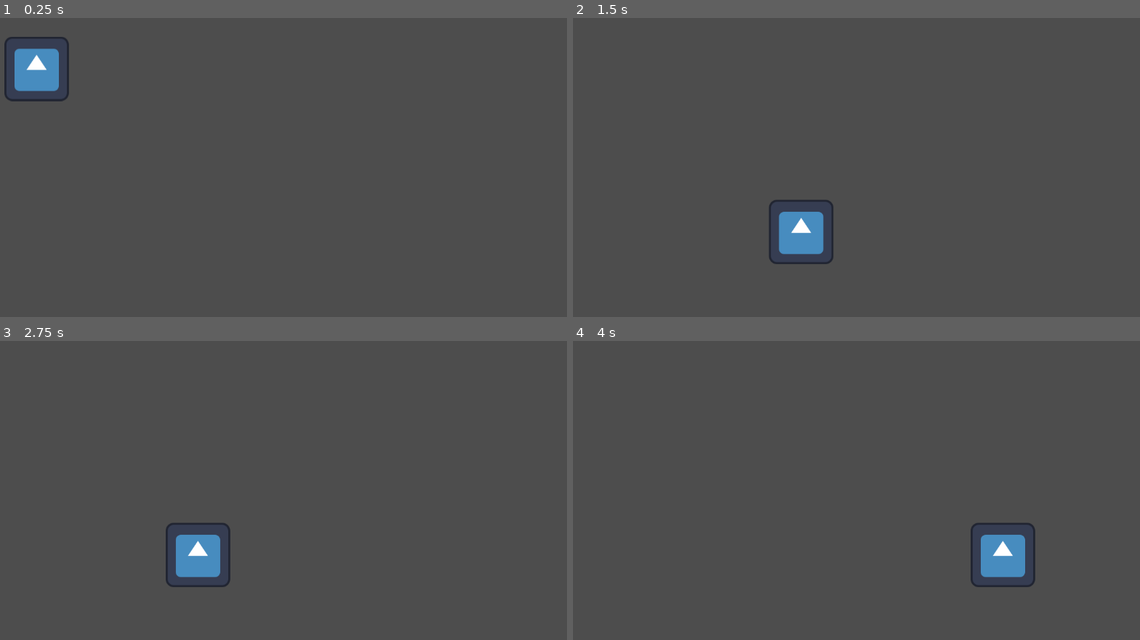
Above: before the commit, frames 1-4 (two rows, left to right).
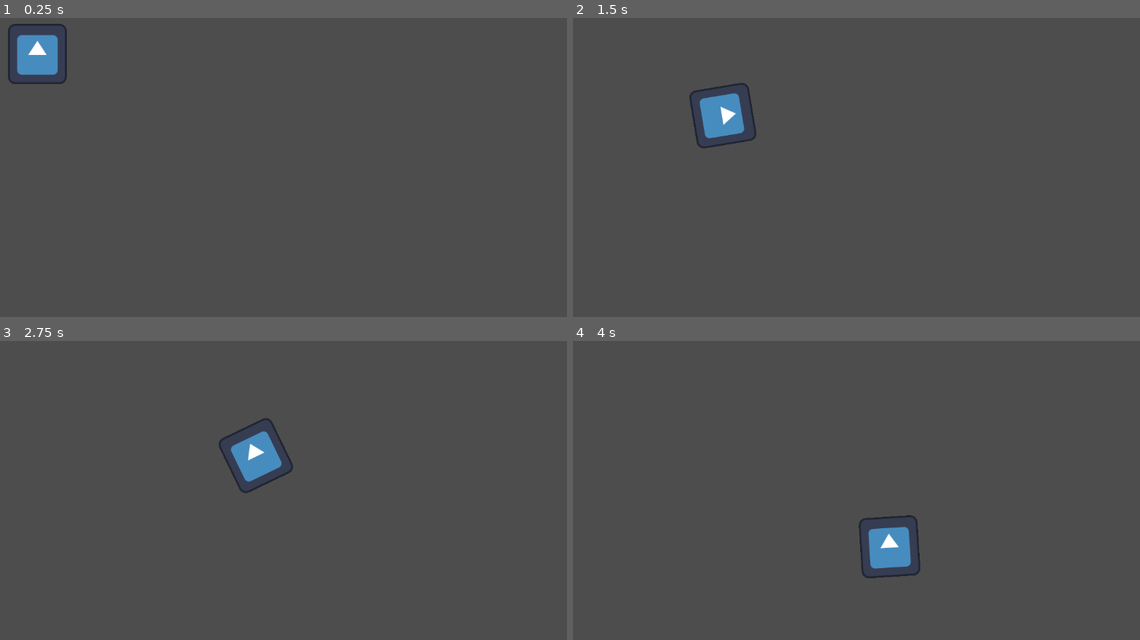
Above: after the commit, the same moments.

Repository: padastevefrancisking/programming_workshop_reference
Game: Godot game, scene res://Scene/Game.tscn
Two runs of this game, one before a commit and one after it. Both use one fixed random seed, a clock stepped at 60 frames per second and the inputs below. The engine's default icon, where the game draws it, is replaced by a stand-in: a white triangle on a blue panel in a dark square.
Inputs (mouse positions are in pixels of both pictures, inside the frame that each line leads up to):
- Up to frame 1 (0.25 s): no input
- Up to frame 2 (1.5 s): tap Enter (ui_accept) at 0.5, 0.77 s; move the mouse to (975, 149) at 0.52 s; press the mouse at (975, 149) at 0.53 s; hold Right (move_right) from 0.53 s (still down); move the mouse to (731, 182) at 1.27 s; release the mouse at (731, 182) at 1.28 s; click (731, 182) at 1.35 s
- Up to frame 3 (2.75 s): tap Enter (ui_accept) at 1.52 s; move the mouse to (334, 418) at 2.02 s; release Right (move_right) at 2.03 s; press the mouse at (334, 418) at 2.03 s; hold Left (move_left) from 2.03 s (still down)
- Up to frame 4 (4 s): move the mouse to (822, 556) at 2.77 s; release Left (move_left) at 2.78 s; release the mouse at (822, 556) at 2.78 s; hold Right (move_right) from 2.78 s (still down); click (822, 556) at 2.85 s; tap Enter (ui_accept) at 3.02, 3.77 s; move the mouse to (1026, 538) at 3.52 s; press the mouse at (1026, 538) at 3.53 s

The runs differ from the first frame. In frame 1, 1.4% of the frame differs, in the area x 0-13%, y 1-28%; in frame 2, 2.7%, in the area x 20-46%, y 21-83%; in frame 3, 2.7%; in frame 4, 2.7%.

Commit message:
[UPDATE] Added Latest Online Workshop Progress (Script > OnlineWorkshop > CharacterScriptWithMovement)

Diff:
--- a/test/Scene/Game.tscn
+++ b/test/Scene/Game.tscn
@@ -5,32 +5,33 @@
 [ext_resource type="Texture2D" uid="uid://8phdhw1fs5pp" path="res://icon.svg" id="3_ivtx6"]
 [ext_resource type="Script" uid="uid://cq3jd4m81k5rl" path="res://Script/OnlineWorkshop/HitboxScript.gd" id="3_mopgc"]
 
-[sub_resource type="CapsuleShape2D" id="CapsuleShape2D_i8mdi"]
+[sub_resource type="RectangleShape2D" id="RectangleShape2D_mopgc"]
+size = Vector2(23.4, 24.6)
 
-[sub_resource type="RectangleShape2D" id="RectangleShape2D_mopgc"]
-size = Vector2(990.5, 90)
+[sub_resource type="RectangleShape2D" id="RectangleShape2D_ivtx6"]
+size = Vector2(983, 82)
 
 [node name="Game" type="Node2D"]
 script = ExtResource("1_6igcf")
-
-[node name="ChildNumber2" type="Node2D" parent="."]
 
 [node name="Character" type="CharacterBody2D" parent="."]
 position = Vector2(100, 100)
 scale = Vector2(5, 5)
 script = ExtResource("2_ou18a")
-SPEED = 400.0
+
+[node name="Hitbox" type="CollisionShape2D" parent="Character"]
+position = Vector2(0.300003, -0.0999985)
+scale = Vector2(1, 1)
+shape = SubResource("RectangleShape2D_mopgc")
+script = ExtResource("3_mopgc")
 
 [node name="Sprite2D" type="Sprite2D" parent="Character"]
-scale = Vector2(0.2, 0.2)
+position = Vector2(0.325003, -0.199999)
+scale = Vector2(0.182422, 0.1875)
 texture = ExtResource("3_ivtx6")
-
-[node name="Hitbox" type="CollisionShape2D" parent="Character"]
-shape = SubResource("CapsuleShape2D_i8mdi")
-script = ExtResource("3_mopgc")
 
 [node name="StaticBody2D" type="StaticBody2D" parent="."]
 
 [node name="CollisionShape2D" type="CollisionShape2D" parent="StaticBody2D"]
-position = Vector2(500.75, 573)
-shape = SubResource("RectangleShape2D_mopgc")
+position = Vector2(494.5, 605)
+shape = SubResource("RectangleShape2D_ivtx6")
--- a/test/Script/OnlineWorkshop/CharacterScriptWithMovement.gd
+++ b/test/Script/OnlineWorkshop/CharacterScriptWithMovement.gd
@@ -1,21 +1,59 @@
 extends CharacterBody2D
 
 
-@export var SPEED = 300.0
-@export var JUMP_VELOCITY = -400.0
+const SPEED = 300.0
+const JUMP_VELOCITY = -400.0
+const ROTATIONAL_SPEED = 3
 
 var has_double_jumped = false
+var mouse_position = position
 
-# Implement a double jump mechanic
+@onready var sprite := $Sprite2D
+
+func _input(event: InputEvent) -> void:
+	if Input.is_action_pressed("click"):
+		mouse_position = get_global_mouse_position()
+
+func check_rotation(rotation_degrees: float) -> void:
+	# Check if rotation is beyond 90 and -90
+	print(rotation_degrees)
+	if rotation_degrees > 90.0 or rotation_degrees < -90.0:
+		sprite.flip_v = true
+	else:
+		sprite.flip_v = false
 
 func _physics_process(delta: float) -> void:
-	if not is_on_floor():
-		velocity += get_gravity() * delta
+	# MOUSE-BASED
+	velocity = position.direction_to(mouse_position) * SPEED
 
-	if Input.is_action_just_pressed("move_up") and is_on_floor():
-		velocity.y = JUMP_VELOCITY
+	look_at(mouse_position)
+	check_rotation(rotation_degrees)
+	if position.distance_to(mouse_position) > 10:
+		move_and_slide()
 
-	var x_position = Input.get_axis("move_left", "move_right")
-	velocity.x = SPEED * x_position
+	# PLATFORMER
+	# if not is_on_floor():
+	#	velocity += get_gravity() * delta
+	#	if Input.is_action_just_pressed("move_up") and not has_double_jumped:
+	#		velocity.y = JUMP_VELOCITY
+	#		has_double_jumped = true
+	#
+	# if is_on_floor():
+	#	has_double_jumped = false
+	#
+	# if Input.is_action_just_pressed("move_up") and is_on_floor():
+	#	velocity.y = JUMP_VELOCITY
+	#
+	# var x_position = Input.get_axis("move_left", "move_right")
+	# velocity.x = SPEED * x_position
 
-	move_and_slide()
+	# TOPDOWN
+	# var direction = Input.get_vector("move_left", "move_right", "move_up", "move_down")
+	# velocity = direction * SPEED
+
+	# VEHICULAR
+	# var direction = Input.get_axis("move_down", "move_up")
+	# velocity = transform.x * direction * SPEED
+
+	# var rotational_direction = Input.get_axis("move_left", "move_right")
+	# rotation += rotational_direction * ROTATIONAL_SPEED * delta
--- a/test/project.godot
+++ b/test/project.godot
@@ -20,25 +20,25 @@
 move_left={
 "deadzone": 0.2,
 "events": [Object(InputEventKey,"resource_local_to_scene":false,"resource_name":"","device":0,"window_id":0,"alt_presse …(194 unchanged characters)…
-, Object(InputEventKey,"resource_local_to_scene":false,"resource_name":"","device":0,"window_id":0,"alt_pressed":false,"shift_pressed":false,"ctrl_pressed":false,"meta_pressed":false,"pressed":false,"keycode":0,"physical_keycode":65,"key_label":0,"unicode":0,"location":0,"echo":false,"script":null)
+, Object(InputEventKey,"resource_local_to_scene":false,"resource_name":"","device":-1,"window_id":0,"alt_pressed":false,"shift_pressed":false,"ctrl_pressed":false,"meta_pressed":false,"pressed":false,"keycode":0,"physical_keycode":65,"key_label":0,"unicode":97,"location":0,"echo":false,"script":null)
 ]
 }
 move_right={
 "deadzone": 0.2,
-"events": [Object(InputEventKey,"resource_local_to_scene":false,"resource_name":"","device":0,"window_id":0,"alt_pressed":false,"shif …(180 unchanged characters)…
-, Object(InputEventKey,"resource_local_to_scene":false,"resource_name":"","device":0,"window_id":0,"alt_pressed":false,"shift_pressed":false,"ctrl_pressed":false,"meta_pressed":false,"pressed":false,"keycode":0,"physical_keycode":68,"key_label":0,"unicode":0,"location":0,"echo":false,"script":null)
+"events": [Object(InputEventKey,"resource_local_to_scene":false,"resource_name":"","device":-1,"window_id":0,"alt_pressed":false,"shif …(180 unchanged characters)…
+, Object(InputEventKey,"resource_local_to_scene":false,"resource_name":"","device":-1,"window_id":0,"alt_pressed":false,"shift_pressed":false,"ctrl_pressed":false,"meta_pressed":false,"pressed":false,"keycode":0,"physical_keycode":68,"key_label":0,"unicode":100,"location":0,"echo":false,"script":null)
 ]
 }
 move_up={
 "deadzone": 0.2,
-"events": [Object(InputEventKey,"resource_local_to_scene":false,"resource_name":"","device":0,"window_id":0,"alt_pressed":false,"shif …(180 unchanged characters)…
-, Object(InputEventKey,"resource_local_to_scene":false,"resource_name":"","device":0,"window_id":0,"alt_pressed":false,"shift_pressed":false,"ctrl_pressed":false,"meta_pressed":false,"pressed":false,"keycode":0,"physical_keycode":87,"key_label":0,"unicode":0,"location":0,"echo":false,"script":null)
+"events": [Object(InputEventKey,"resource_local_to_scene":false,"resource_name":"","device":-1,"window_id":0,"alt_pressed":false,"shif …(180 unchanged characters)…
+, Object(InputEventKey,"resource_local_to_scene":false,"resource_name":"","device":-1,"window_id":0,"alt_pressed":false,"shift_pressed":false,"ctrl_pressed":false,"meta_pressed":false,"pressed":false,"keycode":0,"physical_keycode":87,"key_label":0,"unicode":119,"location":0,"echo":false,"script":null)
 ]
 }
 move_down={
 "deadzone": 0.2,
-"events": [Object(InputEventKey,"resource_local_to_scene":fa …(140 unchanged characters)… d":false,"keycode":0,"physical_keycode":4194322,"key_label":0,"unicode":0,"location":0,"echo":false,"script":null)
-, Object(InputEventKey,"resource_local_to_scene":false,"resource_name":"","device":0,"window_id":0,"alt_pressed":false,"shift_pressed":false,"ctrl_pressed":false,"meta_pressed":false,"pressed":false,"keycode":0,"physical_keycode":83,"key_label":0,"unicode":0,"location":0,"echo":false,"script":null)
+"events": [Object(InputEventKey,"resource_local_to_scene":fa …(140 unchanged characters)… d":false,"keycode":0,"physical_keycode":83,"key_label":0,"unicode":115,"location":0,"echo":false,"script":null)
+, Object(InputEventKey,"resource_local_to_scene":false,"resource_name":"","device":-1,"window_id":0,"alt_pressed":false,"shift_pressed":false,"ctrl_pressed":false,"meta_pressed":false,"pressed":false,"keycode":0,"physical_keycode":4194322,"key_label":0,"unicode":0,"location":0,"echo":false,"script":null)
 ]
 }
 click={
@@ -46,11 +46,6 @@
 "events": [Object(InputEventMouseButton,"resource_local_to_scene":false,"resource_name":"","device":-1,"window_id":0,"a …(253 unchanged characters)…
 ]
 }
-jump={
-"deadzone": 0.2,
-"events": [Object(InputEventKey,"resource_local_to_scene":false,"resource_name":"","device":-1,"window_id":0,"alt_pressed":false,"shift_pressed":false,"ctrl_pressed":false,"meta_pressed":false,"pressed":false,"keycode":0,"physical_keycode":32,"key_label":0,"unicode":32,"location":0,"echo":false,"script":null)
-]
-}
 
 [rendering]
 
